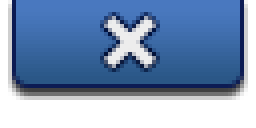
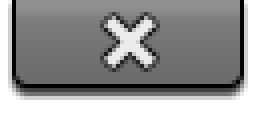
Before/after of a 256 × 128 layered artwork. What changed in the layer stack:
showed group "DialogCloseButton" (1st of 3) (3 layers) over [12, 0, 244, 88]
hid group "DialogCloseButton-focus" (1st of 2) (4 layers) over [12, 0, 244, 88]
